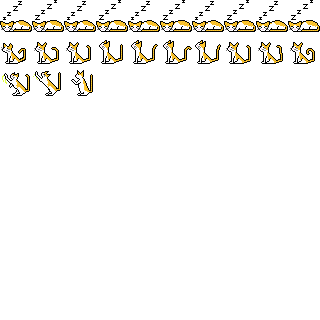
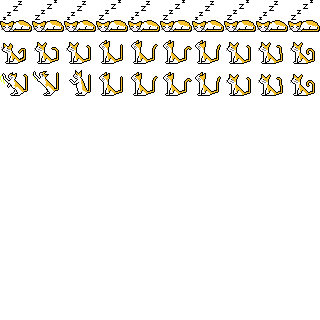
Comparing the layer stacks of the two 320x320 images. Changes:
painted on "Layer 17" over 0, 70, 315, 96
removed layer "Layer 16" over 0, 70, 315, 96
